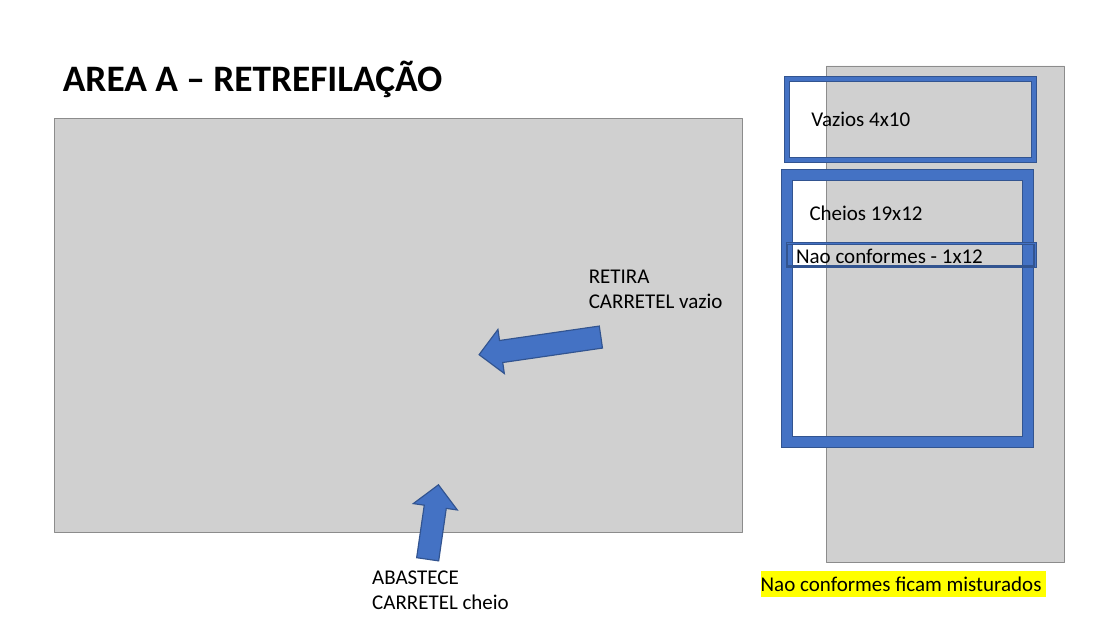
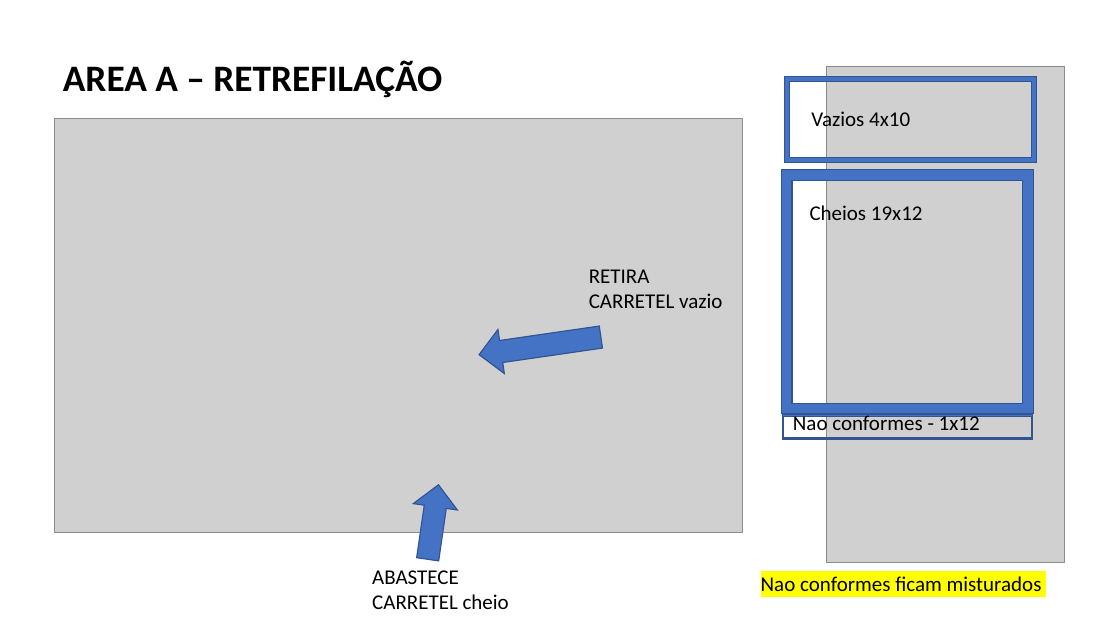
Before and after one commit to fdmartins/tunkers-warehouse-manager, a slide deck: slide 1 of docs/PROCESSO DETALHADO FABIO.pptx. Drawn at 1120x630 pixels with LibreOffice and Linux fonts; fonts in the diff are those of the drawing; grey boxes stand for pictures. Boxes give left, top, right and bottom in pixels: in the first picture for what was removed or moved away, otherwise in the second. Text is boxed around its words. In the diff, an @@ line names an element or a change of style, - is before the commit and + after.

Commit message:
implementado processo de incompleto e não conformes em SAMPS

```diff
--- a/docs/PROCESSO DETALHADO FABIO.pptx
+++ b/docs/PROCESSO DETALHADO FABIO.pptx
@@ frame: place and size @@
-frame at <box>781,170,1033,448</box>
+frame at <box>781,170,1033,414</box>
@@ frame: place and size @@
-frame at <box>786,243,1037,267</box>
+frame at <box>782,415,1033,439</box>
@@ text "Nao conformes - 1x12": place and size @@
-text "Nao conformes - 1x12" at <box>796,245,983,269</box>
+text "Nao conformes - 1x12" at <box>793,413,980,437</box>
```
Also in this commit, not shown: 1 other slide changed, 5 other files.
